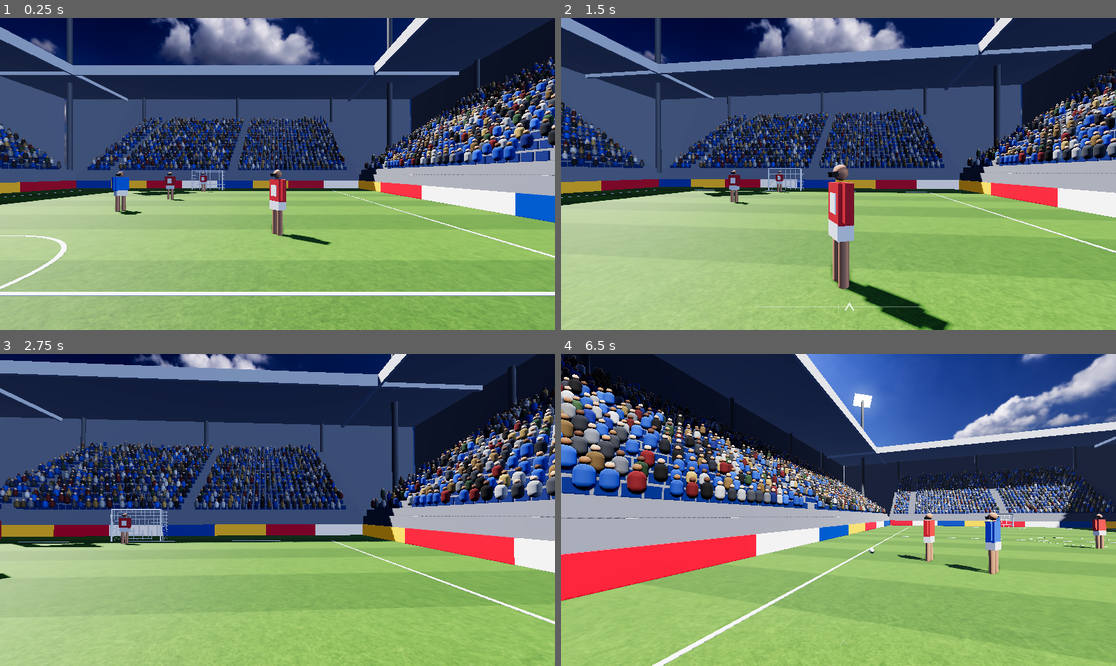
Above: before the commit, frames 1-4 (two rows, left to right).
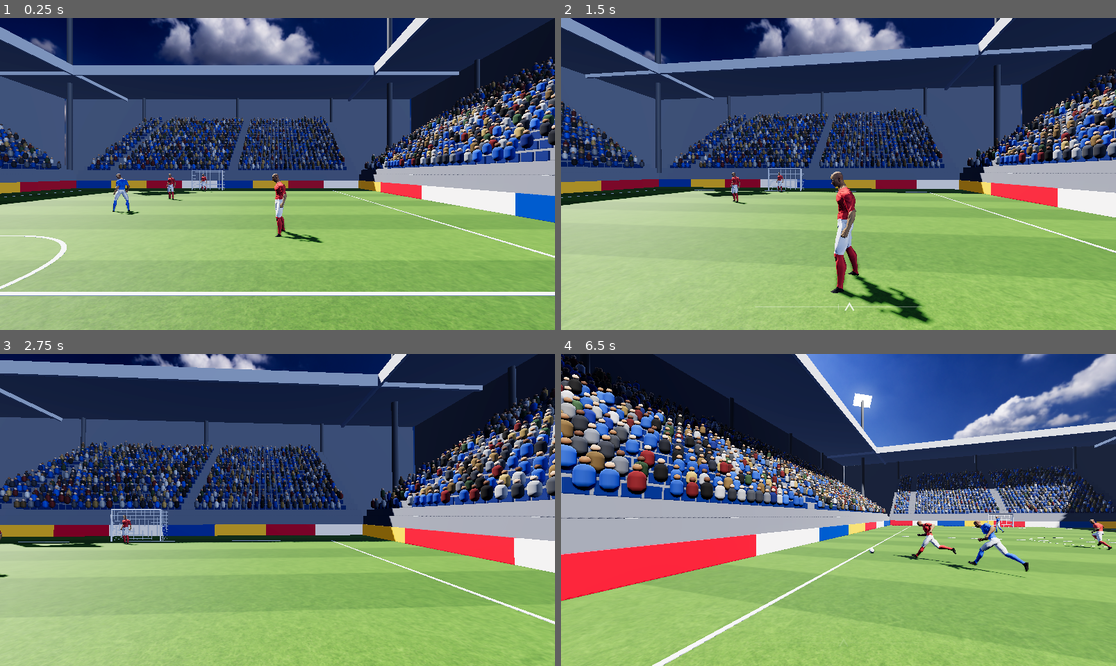
Above: after the commit, the same moments.

Repository: Nachiket115/footyiq
Game: Godot game, scene res://sim/match_world.tscn
The game is run twice, just before and just after one commit, with the same random seed, the same clock (stepped at 60 frames per second) and the same inputs.
Inputs (mouse positions are in pixels of both pictures, inside the frame that each line leads up to):
- Up to frame 1 (0.25 s): no input
- Up to frame 2 (1.5 s): move the mouse to (866, 174) at 0.52 s; hold Q (align) 0.53-1.28 s; hold W (move_forward) from 0.53 s (still down); click (866, 174) at 0.67 s; move the mouse to (810, 174) at 1.27 s; tap Space (lofted) at 1.35 s
- Up to frame 3 (2.75 s): keep holding W (move_forward); move the mouse to (288, 503) at 2.02 s; press the mouse at (288, 503) at 2.03 s
- Up to frame 4 (6.5 s): move the mouse to (832, 516) at 2.77 s; release the mouse at (832, 516) at 2.78 s; right-click (832, 516) at 2.85 s; click (832, 516) at 2.92 s; move the mouse to (877, 513) at 3.52 s; hold Shift (sprint) 3.53-4.28 s; move the mouse to (794, 506) at 4.27 s; tap E (trap) at 4.35 s; move the mouse to (844, 510) at 5.02 s; hold Q (align) 5.03-5.78 s; click (844, 510) at 5.17 s; move the mouse to (816, 503) at 5.77 s; release W (move_forward) at 5.78 s; hold D (move_right) from 5.78 s (still down); tap Space (lofted) at 5.85 s

The runs differ from the first frame. In frame 1, 1.0% of the frame differs, in the area x 20-60%, y 48-73%; in frame 2, 2.7%, in the area x 30-71%, y 46-100%; in frame 3, 0.2%; in frame 4, 1.3%.

Commit message:
feat(sim): replace blocky players with animated character and team kit

Diff:
--- /dev/null
+++ b/assets/characters/quaternius/character.json
@@ -0,0 +1,23 @@
+{
+	"scene": "res://assets/characters/quaternius/Superhero_Male_FullBody.gltf",
+	"animations": "res://assets/characters/quaternius/UAL1_Standard.glb",
+	"model_height": 1.82,
+	"blend_s": 0.2,
+	"clips": [
+		{"name": "Idle", "max_speed": 0.3, "stride_speed": 0.0},
+		{"name": "Walk", "max_speed": 2.6, "stride_speed": 1.6},
+		{"name": "Jog_Fwd", "max_speed": 5.5, "stride_speed": 3.6},
+		{"name": "Sprint", "max_speed": 99.0, "stride_speed": 6.5}
+	],
+	"look_bones": ["spine_03", "neck_01", "Head"],
+	"kit": {
+		"mesh": "SuperHero_Male",
+		"regions": [
+			["spine_01", "spine_02", "spine_03", "clavicle_l", "clavicle_r", "upperarm_l", "upperarm_r"],
+			["pelvis", "thigh_l", "thigh_r"],
+			["calf_l", "calf_r"],
+			["foot_l", "foot_r", "ball_l", "ball_r", "ball_leaf_l", "ball_leaf_r"]
+		],
+		"boot_color": "#151515"
+	}
+}
--- a/sim/player_body.gd
+++ b/sim/player_body.gd
@@ -1,34 +1,106 @@
 extends Node3D
 
 const WorldState = preload("res://core/world_state.gd")
-const Meshes = preload("res://sim/meshes.gd")
+const KitShader = preload("res://sim/shaders/kit.gdshader")
 
-var head := Node3D.new()
+const MANIFEST := "res://assets/characters/quaternius/character.json"
+const REGION_SLOTS := 80
+
+static var _m := {}
+static var _library: AnimationLibrary
+
+
+class HeadLook extends SkeletonModifier3D:
+	var bones := PackedInt32Array()
+	var yaw := 0.0
+	var pitch := 0.0
+
+	func _process_modification() -> void:
+		var skeleton := get_skeleton()
+		var share := 1.0 / bones.size()
+		var turn := Basis(Vector3.UP, -yaw * share) * Basis(Vector3.RIGHT, -pitch * share)
+		for bone in bones:
+			var pose := skeleton.get_bone_global_pose(bone)
+			pose.basis = turn * pose.basis
+			skeleton.set_bone_global_pose(bone, pose)
+
+
+var _anim := AnimationPlayer.new()
+var _look := HeadLook.new()
+var _last_pos := Vector2.ZERO
+var _last_usec := 0
+
+
+static func _manifest() -> Dictionary:
+	if _m.is_empty():
+		_m = JSON.parse_string(FileAccess.get_file_as_string(MANIFEST))
+		var source: Node = load(_m.animations).instantiate()
+		_library = (source.find_child("AnimationPlayer") as AnimationPlayer).get_animation_library("")
+		source.free()
+	return _m
 
 
 func _init(player: WorldState.PlayerState, t: Dictionary) -> void:
-	var v: Dictionary = t.visual
-	var b: Dictionary = v.body
-	var shirt := Meshes.flat(v.team_colors[player.team])
-	var shorts := Meshes.flat(b.shorts_color)
-	var skin := Meshes.flat(b.skin_color)
-	var torso := Meshes.vec3(b.torso_size)
-	var arm := Meshes.vec3(b.arm_size)
+	var m := _manifest()
+	var model: Node3D = load(m.scene).instantiate()
+	model.rotation.y = PI
+	model.scale = Vector3.ONE * (t.player.height / m.model_height)
+	add_child(model)
+	model.add_child(_anim)
+	_anim.add_animation_library("", _library)
 
-	Meshes.add(self, Meshes.box(torso), shirt, Vector3(0.0, b.torso_height, 0.0))
-	Meshes.add(self, Meshes.box(Meshes.vec3(b.shorts_size)), shorts, Vector3(0.0, b.shorts_height, 0.0))
-	Meshes.add(self, Meshes.box(Meshes.vec3(v.stripe_size)), Meshes.flat(v.stripe_color), Vector3(0.0, b.torso_height, -torso.z * 0.5))
-	for side in [-1.0, 1.0]:
-		Meshes.add(self, Meshes.cylinder(b.leg_radius, b.leg_length), skin, Vector3(side * b.leg_spacing, b.leg_length * 0.5, 0.0))
-		Meshes.add(self, Meshes.box(arm), shirt, Vector3(side * (torso.x + arm.x) * 0.5, b.torso_height + (torso.y - arm.y) * 0.5, 0.0))
+	var skeleton: Skeleton3D = model.find_child("Skeleton3D")
+	for bone: String in m.look_bones:
+		_look.bones.append(skeleton.find_bone(bone))
+	skeleton.add_child(_look)
 
-	head.position.y = t.player.eye_height
-	add_child(head)
-	Meshes.add(head, Meshes.sphere(b.head_radius), skin, Vector3.ZERO)
-	Meshes.add(head, Meshes.box(Meshes.vec3(v.visor_size)), Meshes.flat(v.visor_color, 0.2), Vector3(0.0, 0.0, -b.head_radius))
+	var body: MeshInstance3D = model.find_child(m.kit.mesh)
+	var source: StandardMaterial3D = body.mesh.surface_get_material(0)
+	var team := Color(t.visual.team_colors[player.team])
+	var kit := ShaderMaterial.new()
+	kit.shader = KitShader
+	kit.set_shader_parameter("albedo_map", source.albedo_texture)
+	kit.set_shader_parameter("normal_map", source.normal_texture)
+	kit.set_shader_parameter("roughness_map", source.roughness_texture)
+	kit.set_shader_parameter("shirt", team)
+	kit.set_shader_parameter("shorts", Color(t.visual.body.shorts_color))
+	kit.set_shader_parameter("socks", team)
+	kit.set_shader_parameter("boots", Color(m.kit.boot_color))
+	kit.set_shader_parameter("region", _regions(body.skin, skeleton, m.kit.regions))
+	body.set_surface_override_material(0, kit)
 
 
 func sync(pos: Vector2, body_yaw: float, head_yaw: float, head_pitch: float) -> void:
+	var now := Time.get_ticks_usec()
+	var elapsed := (now - _last_usec) / 1e6
+	if elapsed > 0.0:
+		_animate((pos - _last_pos).dot(Vector2.from_angle(body_yaw)) / elapsed)
+	_last_pos = pos
+	_last_usec = now
 	position = Vector3(pos.x, 0.0, pos.y)
 	rotation.y = -body_yaw - PI * 0.5
-	head.rotation = Vector3(head_pitch, -head_yaw, 0.0)
+	_look.yaw = head_yaw
+	_look.pitch = head_pitch
+
+
+func _animate(forward_speed: float) -> void:
+	for clip: Dictionary in _m.clips:
+		if absf(forward_speed) > clip.max_speed:
+			continue
+		if _anim.current_animation != clip.name:
+			_anim.play(clip.name, _m.blend_s)
+		_anim.speed_scale = 1.0 if clip.stride_speed == 0.0 else forward_speed / clip.stride_speed
+		return
+
+
+func _regions(skin: Skin, skeleton: Skeleton3D, groups: Array) -> PackedFloat32Array:
+	var regions := PackedFloat32Array()
+	regions.resize(REGION_SLOTS)
+	for bind in mini(skin.get_bind_count(), REGION_SLOTS):
+		var bone := String(skin.get_bind_name(bind))
+		if bone.is_empty():
+			bone = skeleton.get_bone_name(skin.get_bind_bone(bind))
+		for group in groups.size():
+			if groups[group].has(bone):
+				regions[bind] = group + 1.0
+	return regions
--- /dev/null
+++ b/sim/shaders/kit.gdshader
@@ -0,0 +1,37 @@
+shader_type spatial;
+
+uniform sampler2D albedo_map : source_color;
+uniform sampler2D normal_map : hint_normal;
+uniform sampler2D roughness_map : hint_default_white;
+uniform vec3 shirt : source_color;
+uniform vec3 shorts : source_color;
+uniform vec3 socks : source_color;
+uniform vec3 boots : source_color;
+uniform float cloth_roughness = 0.8;
+uniform float region[80];
+
+varying vec4 kit;
+
+void vertex() {
+	kit = vec4(0.0);
+	for (int i = 0; i < 4; i++) {
+		int r = int(region[int(BONE_INDICES[i])] + 0.5);
+		if (r > 0) {
+			kit[r - 1] += BONE_WEIGHTS[i];
+		}
+	}
+}
+
+void fragment() {
+	vec3 base = texture(albedo_map, UV).rgb;
+	float cloth = 0.0;
+	vec3 colors[4] = {shirt, shorts, socks, boots};
+	for (int i = 0; i < 4; i++) {
+		float on = step(0.5, kit[i]);
+		base = mix(base, colors[i], on);
+		cloth = max(cloth, on);
+	}
+	ALBEDO = base;
+	NORMAL_MAP = texture(normal_map, UV).rgb;
+	ROUGHNESS = mix(texture(roughness_map, UV).g, cloth_roughness, cloth);
+}
Not shown, added: sim/shaders/kit.gdshader.uid
